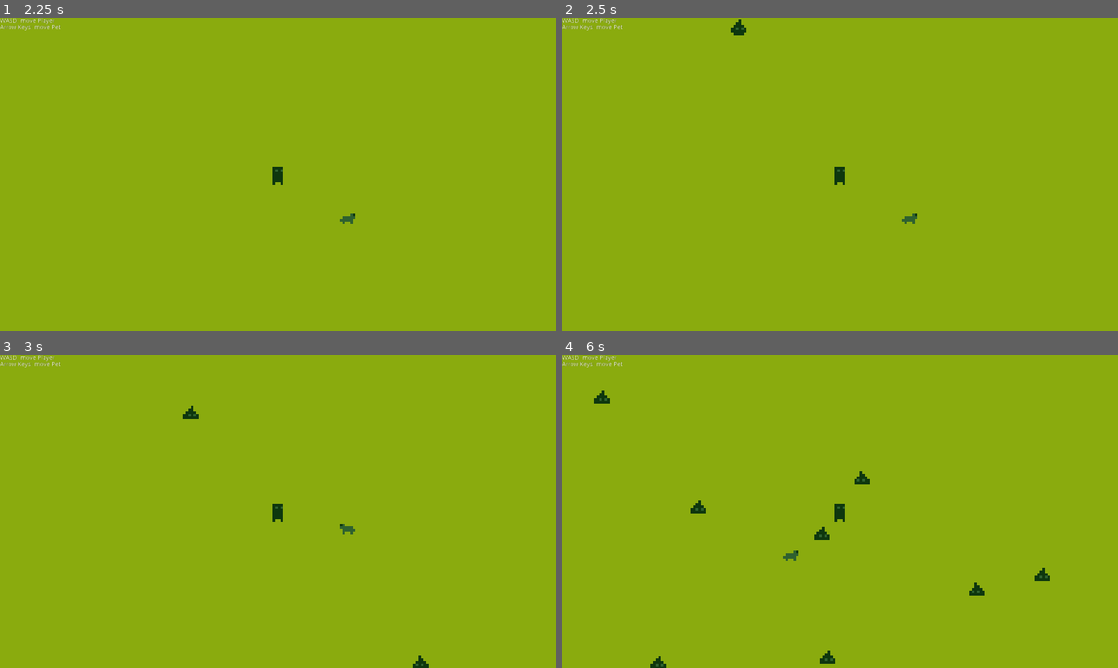
Above: before the commit, frames 1-4 (two rows, left to right).
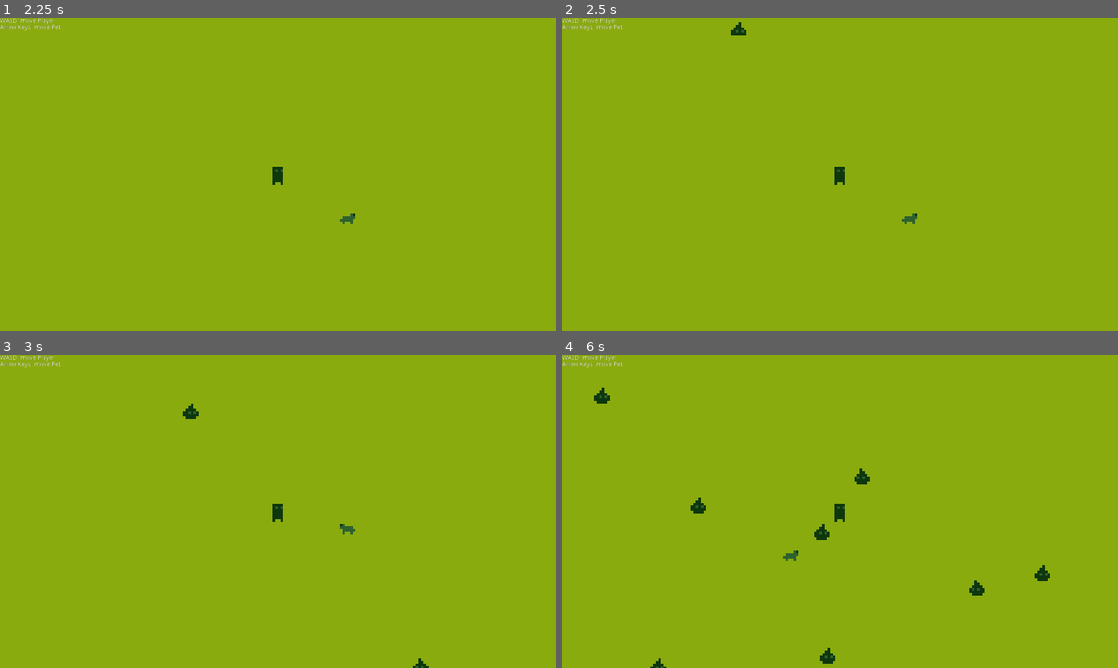
Above: after the commit, the same moments.

Repository: nyrrrr/breakingpoint-gd
Game: Godot game, scene res://Scenes/Main.tscn
The game is run twice, just before and just after one commit, with the same random seed, the same clock (stepped at 60 frames per second) and the same inputs.
Inputs:
- Up to frame 1 (2.25 s): tap Enter at 0.5 s; hold Right (shoot_right) 0.53-1.28 s; hold Down (shoot_down) 1.28-2.03 s; tap Space at 2 s; hold Right (shoot_right) from 2.03 s (still down)
- Up to frame 2 (2.5 s): keep holding Right (shoot_right)
- Up to frame 3 (3 s): release Right (shoot_right) at 2.78 s; hold Up (shoot_up) from 2.78 s (still down)
- Up to frame 4 (6 s): release Up (shoot_up) at 3.53 s; hold Left (shoot_left) 3.53-5.03 s; hold Down (shoot_down) 5.03-5.78 s; hold Right (shoot_right) from 5.78 s (still down)

Frame 1 is identical in both runs. In frame 2, less than 0.1% of the frame differs, in the area x 30-34%, y 0-6%; in frame 3, less than 0.1%; in frame 4, 0.4%, in the area x 5-88%, y 10-100%.

Commit message:
adjusted :dog: behavior

Diff:
--- a/Scenes/Enemy.tscn
+++ b/Scenes/Enemy.tscn
@@ -36,6 +36,7 @@
 scale = Vector2( 6, 6 )
 frames = SubResource( 3 )
 animation = "walk"
+frame = 1
 playing = true
 
 [node name="CollisionShape2D" type="CollisionShape2D" parent="."]
--- a/Scripts/Pet.gd
+++ b/Scripts/Pet.gd
@@ -10,7 +10,7 @@
 export var max_distance: int = 500
 export var max_total_flight_distance: int = 60000
 
-var screen_size
+var screen_size: Vector2
 
 var starting_position: Vector2
 var velocity: Vector2
@@ -19,7 +19,7 @@
 var collision: KinematicCollision2D = null
 
 var is_returning: bool
-var player
+var player: Position2D
 
 var damage: int = 1
 
@@ -44,7 +44,7 @@
 	elif Input.is_action_pressed("shoot_down") and is_returning == false:
 		velocity.y += 1
 	if is_returning or (!Input.is_action_pressed("shoot_left") && !Input.is_action_pressed("shoot_right") && !Input.is_action_pressed("shoot_up") && !Input.is_action_pressed("shoot_down")):
-		is_returning = true
+#		is_returning = true
 		velocity = player.global_position - self.global_position
 		if velocity.length() < 5:
 			velocity = Vector2.ZERO
@@ -57,27 +57,9 @@
 	distance_passed += velocity.length()
 	if distance_passed > max_total_flight_distance:
 		is_returning = true
-#	self.global_position += velocity * delta
-#	velocity = move_and_slide(velocity)
 	collision = move_and_collide(velocity * delta)
-	if collision:
-		print("I collided with ", collision.collider.name)
 	self.global_position.x = clamp(self.global_position.x, 0, screen_size.x)
 	self.global_position.y = clamp(self.global_position.y, 0, screen_size.y)
-
-#func _on_Fist_body_entered(body):
-#	if body is Enemy:
-#		body.health -= damage
-#		is_returning = true
-#		emit_signal("score_up")
-#		print("emit")
-#		var old_lin_velocity = body.linear_velocity
-#		body.linear_velocity = velocity / 100000
-#		body.get_node("CollisionShape2D").set_deferred("disabled", true)
-#		yield(get_tree().create_timer(1.0), "timeout")
-#		if is_instance_valid(body):
-#			body.get_node("CollisionShape2D").disabled = false
-#			body.linear_velocity = old_lin_velocity
 
 func start(pos):
 	self.position = pos
